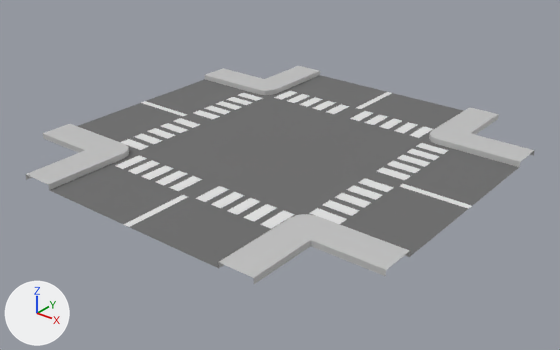
The FBX model Prototipo1/Assets/Modelos3D/CrucePeatonal.fbx, before and after one commit.
One viewpoint serves both versions: a 50 mm lens placed at (21.7, -27.3, 15.3), pointed at (0.3, -0.6, -1.2). The lights are fixed; the arrows at lower left show +X, +Y and +Z. Where no turn or scale is listed for an object, it has been applied to the vertices.

Objects in the first picture: 'CrucePeatonal'.
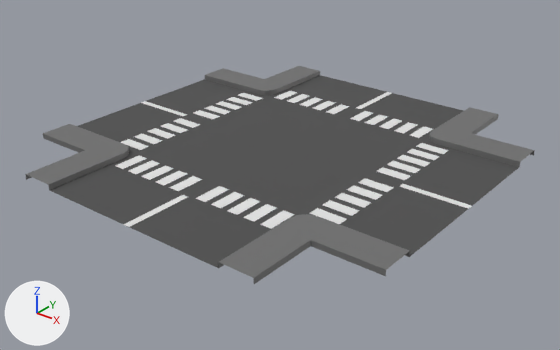
The change, as a diff of the scene's bpy script:
```diff
--- a/Prototipo1/Assets/Modelos3D/CrucePeatonal.fbx.py
+++ b/Prototipo1/Assets/Modelos3D/CrucePeatonal.fbx.py
@@ mat_calle @@
 mat_calle = principled_material('Calle')
-mat_calle.base_color = (0.152, 0.152, 0.152)  # dark grey #6d6d6d
+mat_calle.base_color = (0.0766, 0.0766, 0.0766)  # dark grey #4e4e4e
 mat_calle.roughness = 0.89
@@ mat_banqueta @@
 mat_banqueta = principled_material('Banqueta')
-mat_banqueta.base_color = (0.549, 0.549, 0.549)  # light grey #c4c4c4
+mat_banqueta.base_color = (0.157, 0.157, 0.157)  # dark grey #6e6e6e
```

Where the change shows, as pixel boxes [x1, y1, x2, y2] in the pictures (560 x 350 px):
'CrucePeatonal', recoloured
    both: [25, 66, 535, 284]
